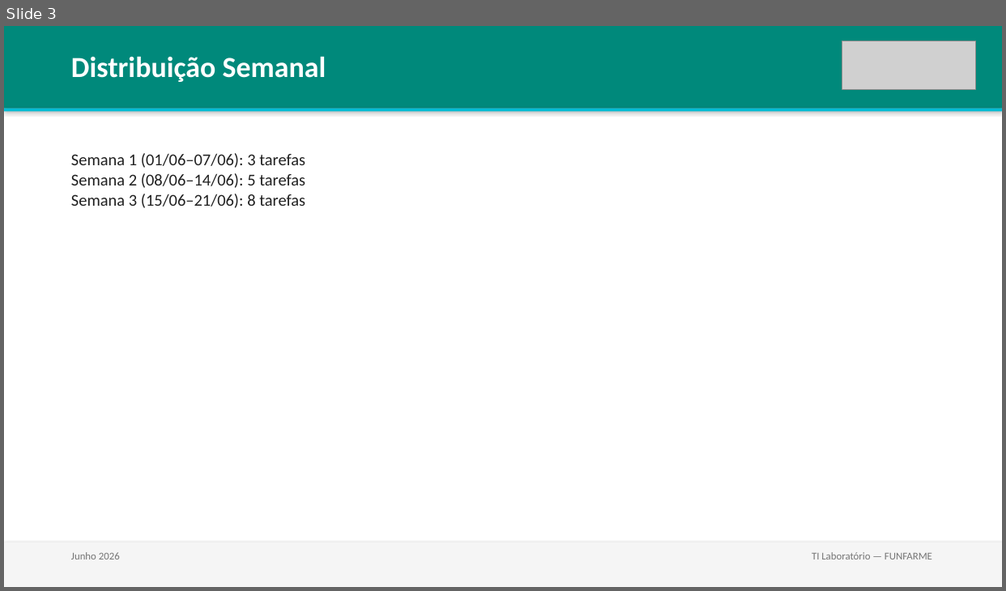
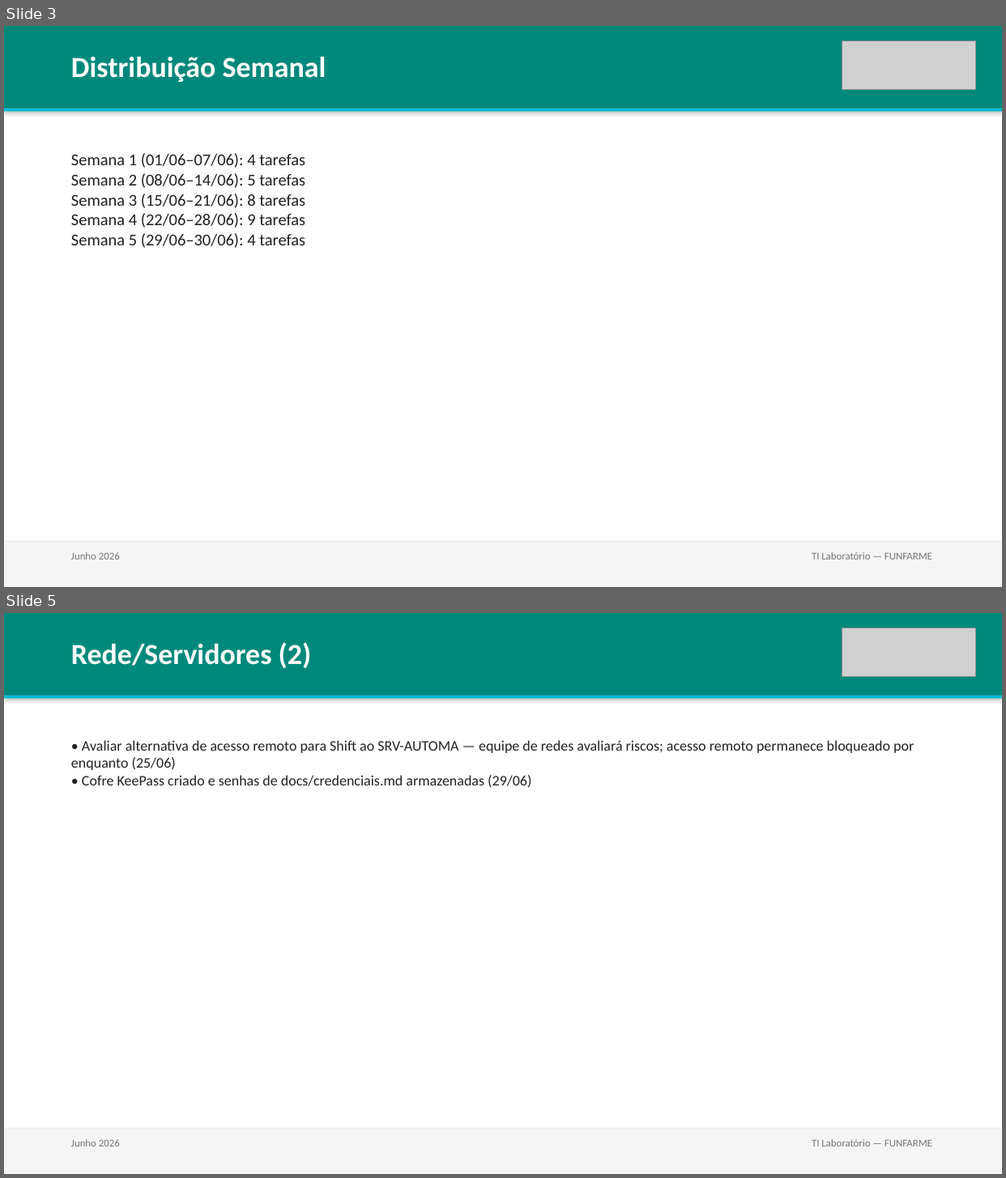
Before and after one commit to lab-central-hb/funfarme-kb, a slide deck: reports/2026-06_resumo-mensal.pptx. Shown one above the other, each under a label of ours: slide 3 before the commit, slides 3 and 5 after it; the slides between them are not shown. The pictures are 1006x591 and 1006x1178 pixels, drawn with LibreOffice and Linux fonts; fonts in the diff are those of the drawing; grey boxes stand for pictures. Boxes give left, top, right and bottom in pixels: in the first picture for what was removed or moved away, otherwise in the second. Text is boxed around its words. In the diff, an @@ line names an element or a change of style, - is before the commit and + after.

```diff
--- a/reports/2026-06_resumo-mensal.pptx
+++ b/reports/2026-06_resumo-mensal.pptx
@@ slide 5 added at box(4, 613, 1002, 1174), background #FFFFFF @@
@@ rectangle added at box(4, 613, 1002, 696), fill #00897B @@
@@ picture added at box(842, 628, 976, 677) @@
@@ text added at box(71, 642, 312, 669), 28 pt, text #FFFFFF, bold @@
+Rede/Servidores (2)
@@ rectangle added at box(4, 696, 1002, 698), fill #00BCD4 @@
@@ text added at box(71, 740, 914, 788), 14 pt, text #212121 @@
+• Avaliar alternativa de acesso remoto para Shift ao SRV-AUTOMA — equipe de redes avaliará riscos; acesso remoto permanece bloqueado por enquanto (25/06)
+• Cofre KeePass criado e senhas de docs/credenciais.md armazenadas (29/06)
@@ rectangle added at box(4, 1130, 1002, 1174), fill #F5F5F5 @@
@@ text added at box(71, 1139, 120, 1147), 10 pt, text #757575 @@
+Junho 2026
@@ text added at box(812, 1139, 932, 1147), 10 pt, text #757575 @@
+TI Laboratório — FUNFARME
@@ slide 3 changed as well @@
@@ text at box(71, 153, 305, 248): text changed @@
-Semana 1 (01/06–07/06): 3 tarefas
-Semana 2 (08/06–14/06): 5 tarefas
-Semana 3 (15/06–21/06): 8 tarefas
+Semana 1 (01/06–07/06): 4 tarefas
+Semana 2 (08/06–14/06): 5 tarefas
+Semana 3 (15/06–21/06): 8 tarefas
+Semana 4 (22/06–28/06): 9 tarefas
+Semana 5 (29/06–30/06): 4 tarefas
```
Also in this commit, not shown: 6 other slides changed, 2 other slides added, 1 other file.
